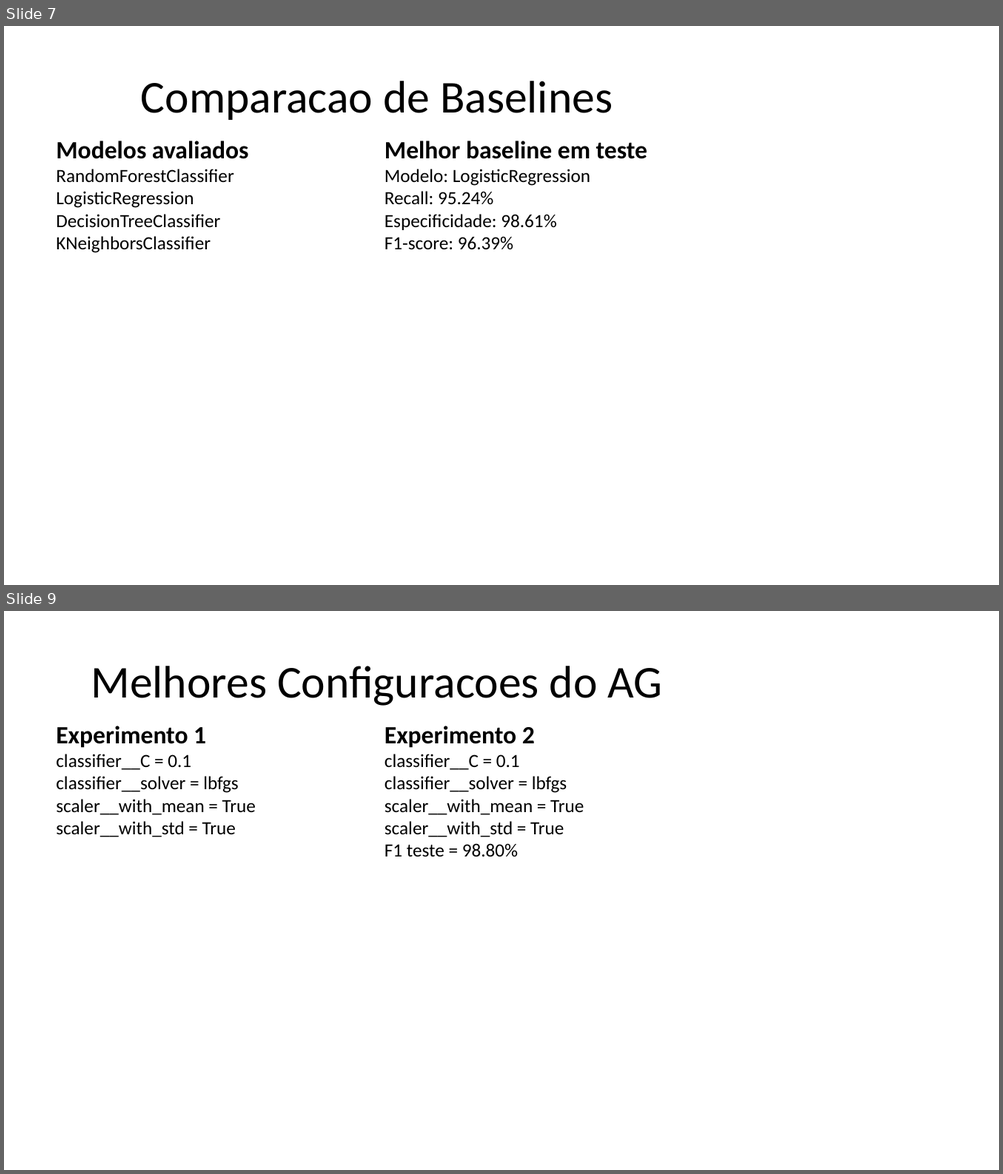
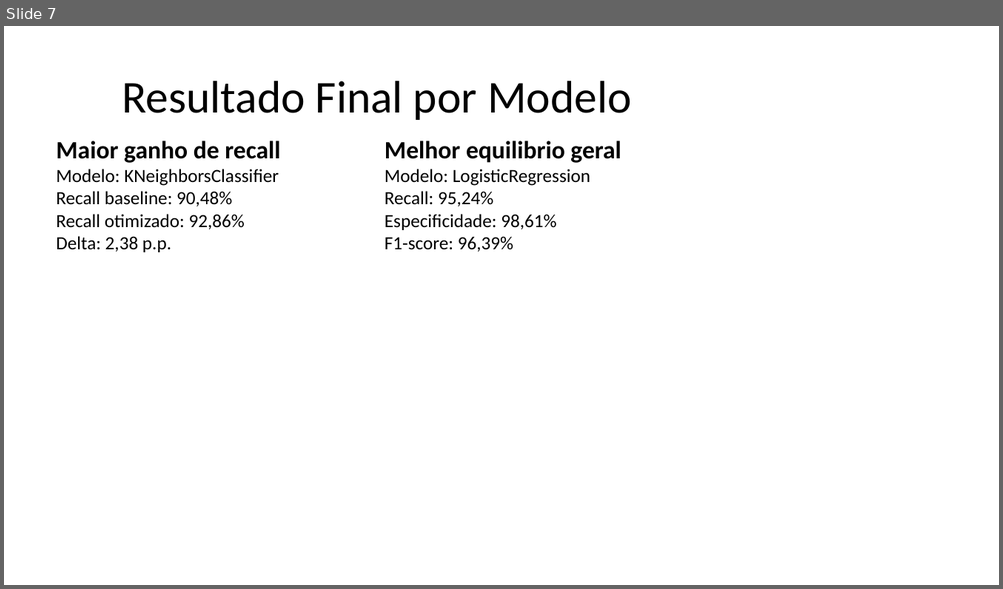
Before and after one commit to DanielNeto1092/tech-challenge-fase2, a slide deck: docs/Apresentacao_Algoritmo_Genetico_Cancer_de_Mama.pptx. Shown one above the other, each under a label of ours: slides 7 and 9 before the commit, slide 7 after it; the slides between them are not shown. The pictures are 1003x1174 and 1003x589 pixels, drawn with LibreOffice and Linux fonts; fonts in the diff are those of the drawing. Boxes give left, top, right and bottom in pixels: in the first picture for what was removed or moved away, otherwise in the second. Text is boxed around its words. In the diff, an @@ line names an element or a change of style, - is before the commit and + after.

Commit message:
Melhoria dos hiperparametros

```diff
--- a/docs/Apresentacao_Algoritmo_Genetico_Cancer_de_Mama.pptx
+++ b/docs/Apresentacao_Algoritmo_Genetico_Cancer_de_Mama.pptx
@@ slide 9 removed at box(4, 611, 999, 1170), background #FFFFFF @@
@@ title removed at box(91, 666, 662, 706) @@
-Melhores Configuracoes do AG
@@ text removed at box(56, 726, 256, 837) @@
-Experimento 1
-classifier__C = 0.1
-classifier__solver = lbfgs
-scaler__with_mean = True
-scaler__with_std = True
@@ text removed at box(384, 726, 583, 857) @@
-Experimento 2
-classifier__C = 0.1
-classifier__solver = lbfgs
-scaler__with_mean = True
-scaler__with_std = True
-F1 teste = 98.80%
@@ slide 7 changed as well @@
@@ title at box(122, 81, 632, 120): text changed @@
-Comparacao de Baselines
+Resultado Final por Modelo
@@ text at box(56, 141, 280, 252): text changed @@
-Modelos avaliados
-RandomForestClassifier
-LogisticRegression
-DecisionTreeClassifier
-KNeighborsClassifier
+Maior ganho de recall
+Modelo: KNeighborsClassifier
+Recall baseline: 90,48%
+Recall otimizado: 92,86%
+Delta: 2,38 p.p.
@@ text at box(384, 141, 620, 163): text changed @@
-Melhor baseline em teste
+Melhor equilibrio geral
@@ text at box(384, 191, 556, 252): text changed @@
-Recall: 95.24%
-Especificidade: 98.61%
-F1-score: 96.39%
+Recall: 95,24%
+Especificidade: 98,61%
+F1-score: 96,39%
```
Also in this commit, not shown: 5 other slides changed, 10 slides added, 14 other slides removed, 28 other files.
